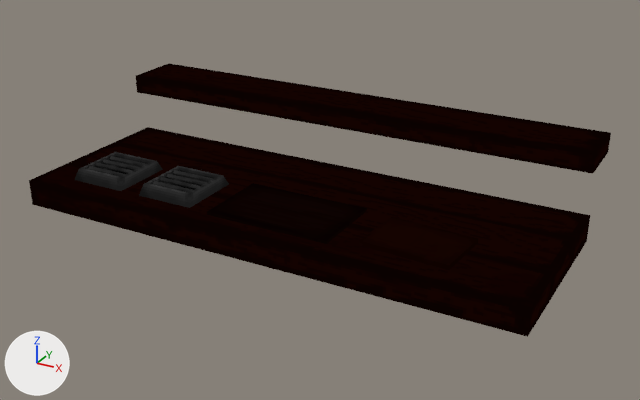
The glTF model Models/Environment/Table.glb: old version first, new version second.
Before and after are seen from a 50 mm camera at (2.4, -4.46, 2.11) aimed at (0.09, -0.26, 0.01). Lighting does not change. The marker at lower left points along +X, +Y and +Z. Where no turn or scale is listed for an object, it has been applied to the vertices.

The older version as bpy lines, for what is in view:
```python
ob_cuttingtable = bpy.data.objects.new('CuttingTable', me_cube_002)
ob_cuttingtable.location = (0.862, -0.598, 0.057)
ob_managingtable = bpy.data.objects.new('ManagingTable', me_cube_004)
ob_managingtable.location = (0.064, -0.589, 0.062)
ob_stove_l = bpy.data.objects.new('Stove_L', me_cube_016)
ob_stove_l.location = (-1.133, -0.601, 0.057)
ob_stove_r = bpy.data.objects.new('Stove_R', me_cube_016)
ob_stove_r.location = (-0.635, -0.601, 0.057)
ob_table = bpy.data.objects.new('Table', me_cube_001)
ob_table.location = (0.0, -0.83, 0.118)
```
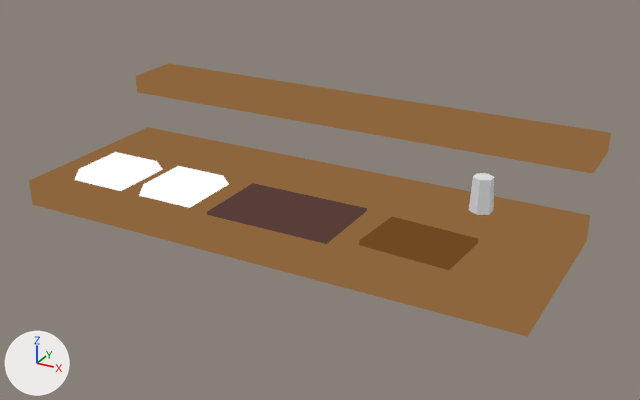
Location of each change, [x1, y1, x2, y2] in pixels of the pictures (640 x 400 px):
'Table', surface changed (black to brown): [29, 64, 611, 337] in both
'ManagingTable', surface changed: [207, 183, 367, 244] in both
'CuttingTable', surface changed (black to brown): [359, 217, 478, 270] in both
'Stove_R', surface changed (black to white): [139, 166, 229, 208] in both
'Stove_L', surface changed (black to white): [74, 152, 163, 191] in both
'Candle', added: after [469, 173, 494, 215]

The change, as a diff of the scene's bpy script:
```diff
--- a/Models/Environment/Table.glb.py
+++ b/Models/Environment/Table.glb.py
@@ mat_table @@
 n4 = _N.new('ShaderNodeOutputMaterial'); n4.name = 'Material Output'
-n5 = _N.new('ShaderNodeMix'); n5.name = 'Mix'
-n5.data_type = 'RGBA'
-n5.blend_type = 'MULTIPLY'
-n5.inputs[0].default_value = 1.0  # 'Factor'
 n6 = _N.new('ShaderNodeVertexColor'); n6.name = 'Color Attribute'
-n7 = _N.new('ShaderNodeTexImage'); n7.name = 'Image Texture'
-n7.image = img_environment_color
-n7.interpolation = 'Closest'
 _L.new(n1.outputs[0], n3.inputs[0])  # 'Is Camera Ray' to 'Factor'
@@ mat_table @@
 n0 = _N.new('ShaderNodeEmission'); n0.name = 'Emission'
 _L.new(n3.outputs[0], n4.inputs[0])  # 'Shader' to 'Surface'
-_L.new(n5.outputs[2], n0.inputs[0])  # 'Result' to 'Color'
-_L.new(n6.outputs[0], n5.inputs[7])  # 'Color' to 'B'
-_L.new(n7.outputs[0], n5.inputs[6])  # 'Color' to 'A'
+_L.new(n6.outputs[0], n0.inputs[0])  # 'Color' to 'Color'
@@ mat_table_001 @@
 n4 = _N.new('ShaderNodeOutputMaterial'); n4.name = 'Material Output'
-n5 = _N.new('ShaderNodeTexImage'); n5.name = 'Image Texture'
-n5.image = img_environment_color
-n5.interpolation = 'Closest'
 _L.new(n1.outputs[0], n3.inputs[0])  # 'Is Camera Ray' to 'Factor'
@@ mat_table_001 @@
 n0 = _N.new('ShaderNodeEmission'); n0.name = 'Emission'
 _L.new(n3.outputs[0], n4.inputs[0])  # 'Shader' to 'Surface'
-_L.new(n5.outputs[0], n0.inputs[0])  # 'Color' to 'Color'
@@ me_cylinder_009 @@
+me_cylinder_009.from_pydata(...)  # a 6-sided cut cone along z (radius 0.07 at the low end, 0.059 at the high end) spanning x -0.061..0.061, y -0.07..0.07, z -0.003..0.2
@@ ob_candle @@
+ob_candle = bpy.data.objects.new('Candle', me_cylinder_009)
+ob_candle.location = (0.999, -0.03, 0.053)
```
